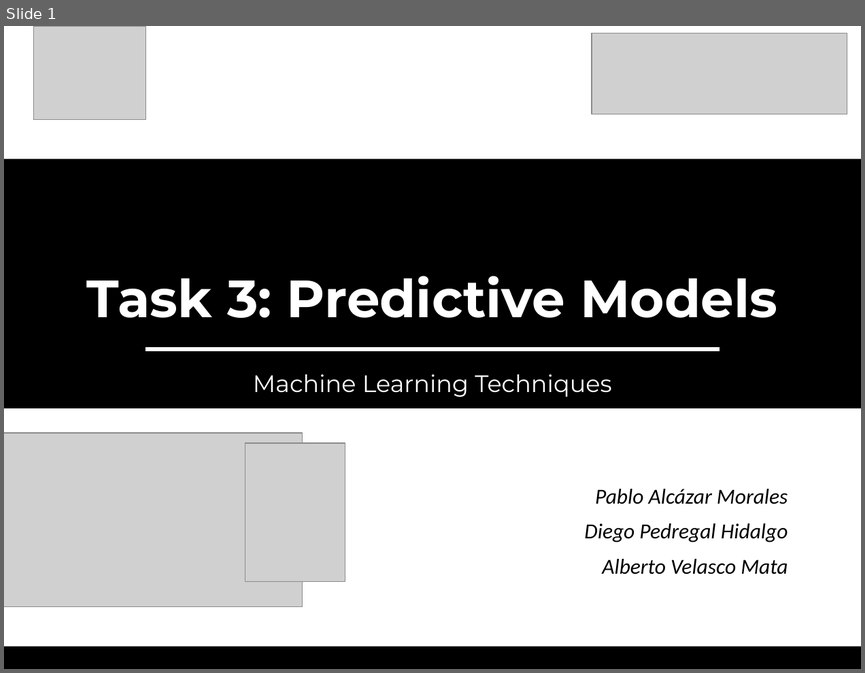
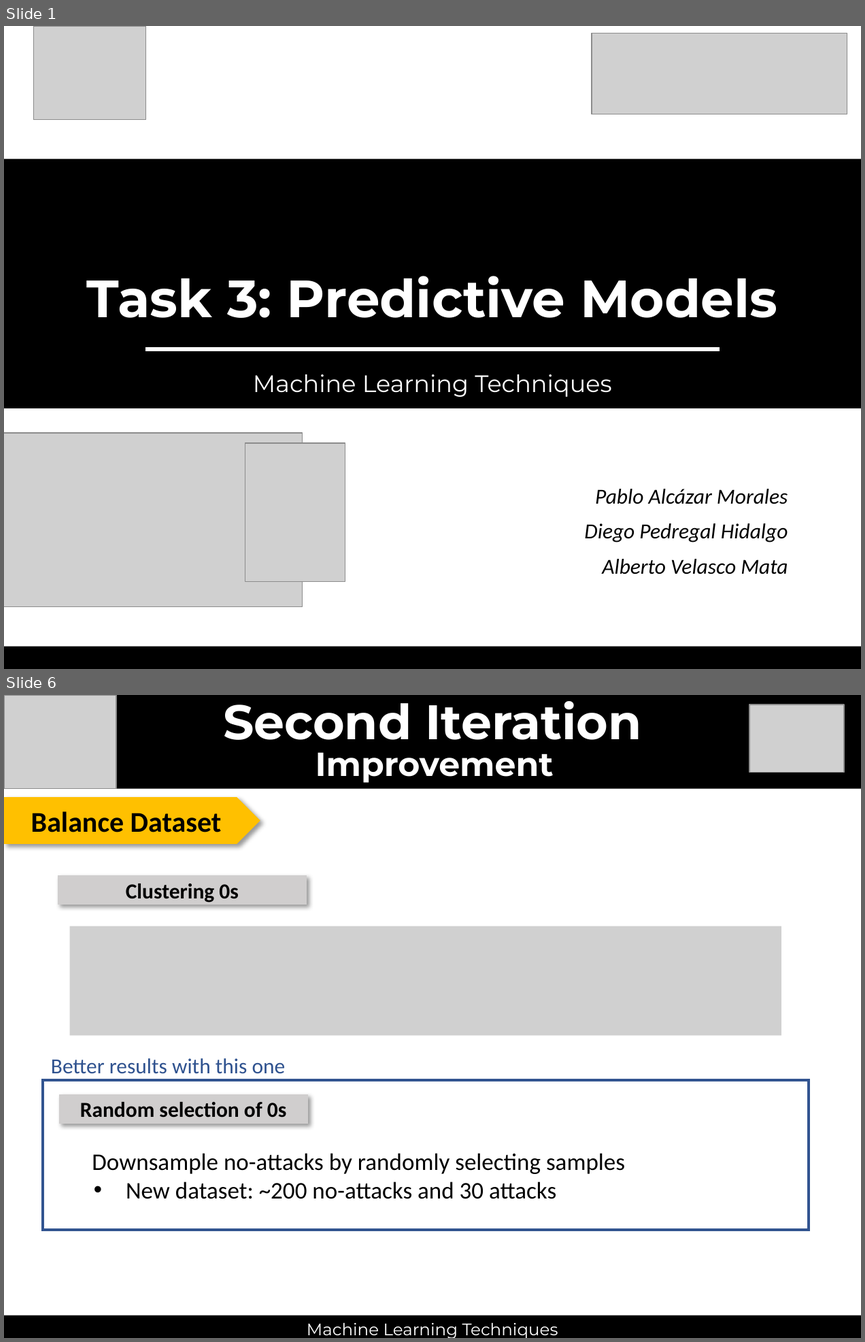
Before and after one commit to thmasker/ML_lab, a slide deck: Task3/doc/Task3.pptx. Shown one above the other, each under a label of ours: slide 1 before the commit, slides 1 and 6 after it; the slides between them are not shown. The pictures are 865x673 and 865x1342 pixels, drawn with LibreOffice and Linux fonts; fonts in the diff are those of the drawing; grey boxes stand for pictures. Boxes give left, top, right and bottom in pixels: in the first picture for what was removed or moved away, otherwise in the second. Text is boxed around its words. In the diff, an @@ line names an element or a change of style, - is before the commit and + after.

```diff
--- a/Task3/doc/Task3.pptx
+++ b/Task3/doc/Task3.pptx
@@ slide 6 added at bbox=[4, 695, 861, 1338], background #FFFFFF @@
@@ rectangle added at bbox=[4, 695, 861, 788], fill #000000 @@
@@ picture added at bbox=[4, 695, 116, 788] @@
@@ text added at bbox=[223, 701, 642, 740], 40.7 pt, text #FFFFFF, bold @@
+Second Iteration
@@ picture added at bbox=[749, 705, 844, 772] @@
@@ text added at bbox=[315, 752, 553, 783], 28 pt, text #FFFFFF, bold @@
+Improvement
@@ pentagon arrow added at bbox=[4, 797, 260, 844], fill #FFC000, 24 pt, text #000000, bold @@
+Balance Dataset
@@ rectangle added at bbox=[57, 875, 307, 904], fill #D0CECE, 18 pt, text #000000, bold @@
+Clustering 0s
@@ picture added at bbox=[70, 926, 781, 1036] @@
@@ text added at bbox=[51, 1058, 286, 1074], 18 pt, text #2F528F @@
+Better results with this one
@@ rectangle added at bbox=[43, 1080, 808, 1229], outline #325491 2.25 pt @@
@@ rectangle added at bbox=[59, 1094, 308, 1123], fill #D0CECE, 18 pt, text #000000, bold @@
+Random selection of 0s
@@ text added at bbox=[92, 1153, 625, 1199], 20 pt, text #000000 @@
+  Downsample no-attacks by randomly selecting samples
+  • New dataset: ~200 no-attacks and 30 attacks
@@ rectangle added at bbox=[4, 1315, 861, 1338], fill #000000 @@
@@ text added at bbox=[307, 1322, 558, 1338], 14 pt, text #FFFFFF @@
+Machine Learning Techniques
```
Also in this commit, not shown: 3 slides changed, 5 other slides added, 5 slides removed.
